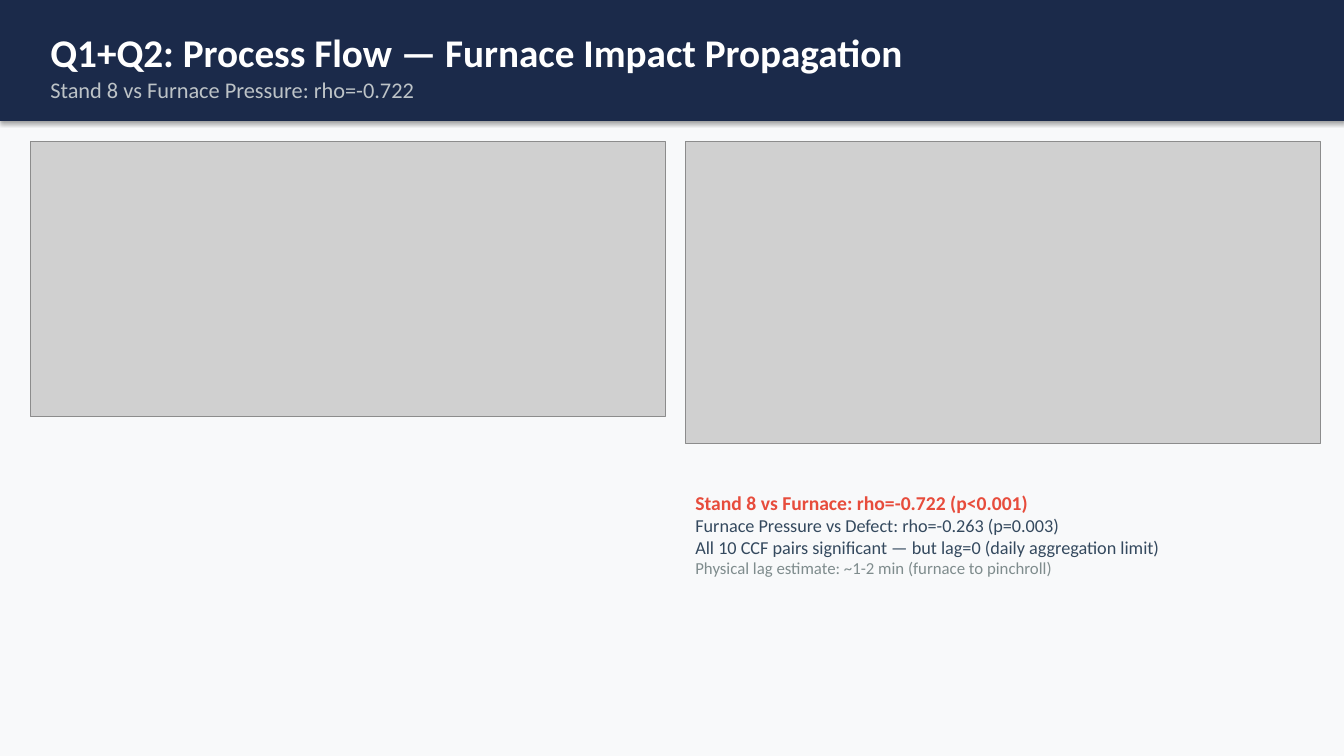
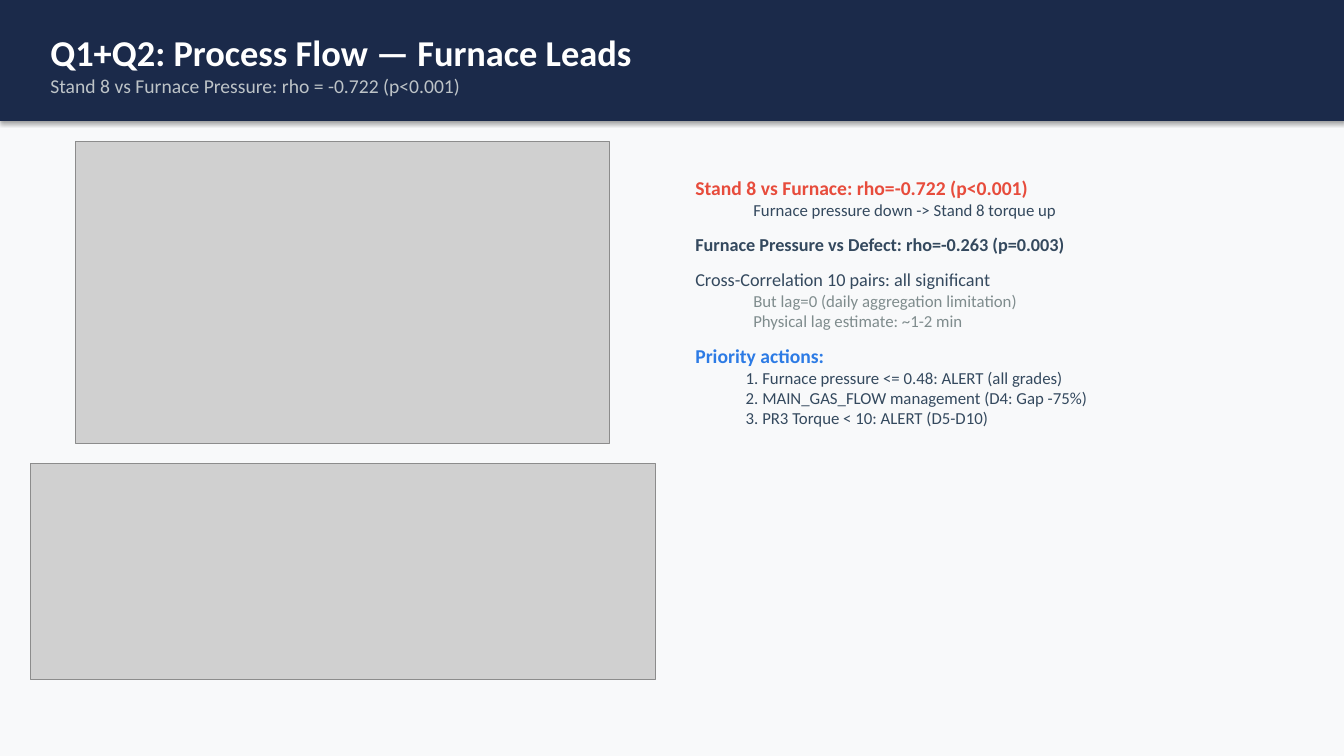
Before and after one commit to pathcosmos/steel_grade_iqr_analysis_v2, a slide deck: slide 10 of 0330_additional/0330_DH_Steel_IBA_Analysis_Report.pptx. Drawn at 1344x756 pixels with LibreOffice and Linux fonts; fonts in the diff are those of the drawing; grey boxes stand for pictures. Boxes give left, top, right and bottom in pixels: in the first picture for what was removed or moved away, otherwise in the second. Text is boxed around its words. In the diff, an @@ line names an element or a change of style, - is before the commit and + after.

```diff
--- a/0330_additional/0330_DH_Steel_IBA_Analysis_Report.pptx
+++ b/0330_additional/0330_DH_Steel_IBA_Analysis_Report.pptx
@@ text in rectangle at (50,40,632,96): text changed; size 28 to 14 pt; text colour #FFFFFF to #BDC3C7; bold off @@
-Q1+Q2: Process Flow — Furnace Impact Propagation
-Stand 8 vs Furnace Pressure: rho=-0.722
+Q1+Q2: Process Flow — Furnace Leads
+Stand 8 vs Furnace Pressure: rho = -0.722 (p<0.001)
@@ picture: place and size @@
-picture at (30,141,665,416)
+picture at (76,141,609,444)
@@ text "Stand 8 vs Furnace: rho=-0.722 ...": place and size @@
-text "Stand 8 vs Furnace: rho=-0.722 ..." at (695,495,1159,577)
+text "Stand 8 vs Furnace: rho=-0.722 ..." at (695,180,1087,427)
@@ text at (753,204,1056,219): paragraph added @@
+  Furnace pressure down -> Stand 8 torque up
@@ text at (695,237,1064,254): bold on in "Furnace Pressure vs Defect: rho=-0.263 (p=0.003)" @@
@@ text at (695,273,1087,427): text changed; size 13 to 12 pt @@
-All 10 CCF pairs significant — but lag=0 (daily aggregation limit)
-Physical lag estimate: ~1-2 min (furnace to pinchroll)
+Cross-Correlation 10 pairs: all significant
+  But lag=0 (daily aggregation limitation)
+  Physical lag estimate: ~1-2 min
+Priority actions:
+  1. Furnace pressure <= 0.48: ALERT (all grades)
+  2. MAIN_GAS_FLOW management (D4: Gap -75%)
+  3. PR3 Torque < 10: ALERT (D5-D10)
@@ picture: place and size @@
-picture at (686,141,1321,444)
+picture at (30,464,655,680)
```
Also in this commit, not shown: 16 other slides changed.
